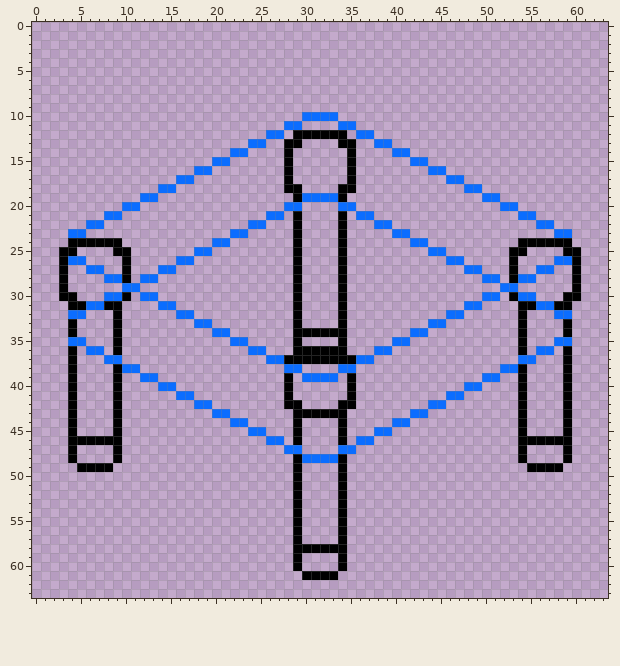
A pixel-art file gets an edit: Assets/Sprites/Furniture/furniture_stool.ase. The first picture shows the starting point.
64x64 pixels, 1 frame.
The result:
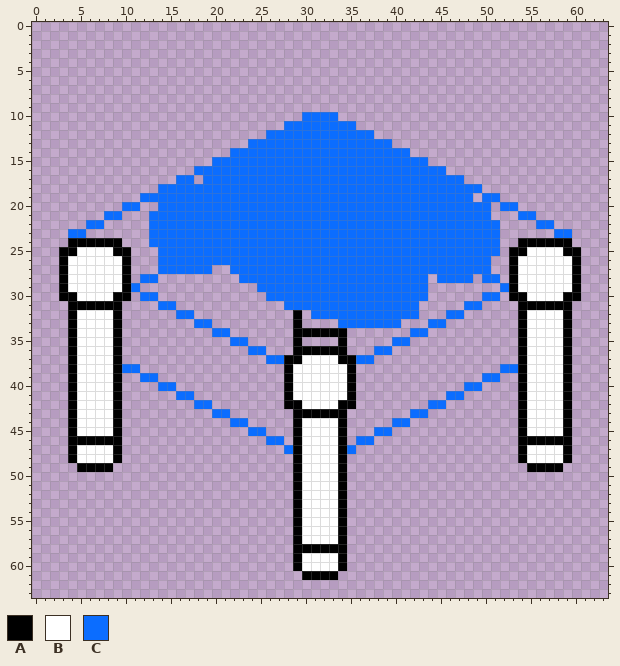
Palette (. is transparent): A #000000  B #ffffff  C #0b6dff
The exact change:
layer "Layer 2" added
Layers "Layer 2", "Layer 1":
Colour A replaces colour C in row 29 at x 10 and 53; in row 30 at x 9 and 54; in row 31 at x 6 to 7 and 56 to 57; in row 32 at x 4 and 59; in row 35 at x 4 and 59; in row 37 at x 9 and 54.
Colour A replaces colour C in row 38 at x 28 and 35; in row 47 at x 29 and 34.
Colour B is added in row 25 at x 5 to 8 and 55 to 58; in row 26 at x 6 to 9 and 54 to 57; in row 27 at x 4 to 5, 8 to 9, 54 to 55 and 58 to 59; in row 28 at x 4 to 7 and 56 to 59; in row 29 at x 4 to 9 and 54 to 59; in row 30 at x 5 to 7 and 56 to 58.
Colour B is added in row 32 at x 6 to 8 and 55 to 57; in rows 33 to 34 at x 5 to 8 and 55 to 58; in row 35 at x 6 to 8 and 55 to 57; in row 36 at x 5, 8, 55 and 58; in row 37 at x 5 to 7 and 56 to 58; in row 38 at x 5 to 8, 30 to 33 and 55 to 58.
Colour B is added in row 39 at x 5 to 8, 29, 34 and 55 to 58; in rows 40 to 41 at x 5 to 8, 29 to 34 and 55 to 58; in row 42 at x 5 to 8, 30 to 33 and 55 to 58; in row 43 at x 5 to 8 and 55 to 58; in rows 44 to 45 at x 5 to 8, 30 to 33 and 55 to 58; in row 46 at x 30 to 33.
Colour B is added in row 47 at x 5 to 8, 30 to 33 and 55 to 58; in row 48 at x 5 to 8 and 55 to 58; in rows 49 to 57 at x 30 to 33; in rows 59 to 60 at x 30 to 33.
Colour B replaces colour A in row 37 at x 30 to 33.
Colour B replaces colour C in row 26 at x 4 to 5 and 58 to 59; in row 27 at x 6 to 7 and 56 to 57; in row 28 at x 8 to 9 and 54 to 55; in row 30 at x 8 and 55; in row 32 at x 5 and 58; in row 35 at x 5 and 58.
Colour B replaces colour C in row 36 at x 6 to 7 and 56 to 57; in row 37 at x 8 and 55; in row 38 at x 29 and 34; in row 39 at x 30 to 33; in row 48 at x 30 to 33.
Colour C is added in row 11 at x 30 to 33; in row 12 at x 28 and 35; in row 13 at x 26 to 27, 30 to 33 and 36 to 37; in row 14 at x 24 to 27, 29 to 34 and 36 to 39; in row 15 at x 22 to 27, 29 to 34 and 36 to 41; in row 16 at x 20 to 27, 29 to 34 and 36 to 43.
Colour C is added in row 17 at x 19 to 27, 29 to 34 and 36 to 45; in row 18 at x 16 to 27, 30 to 33 and 36 to 47; in row 19 at x 14 to 28 and 35 to 48; in row 20 at x 14 to 27, 30 to 33 and 36 to 50; in row 21 at x 13 to 25, 28, 30 to 33, 35 and 38 to 50; in row 22 at x 13 to 23, 26 to 28, 30 to 33, 35 to 37 and 40 to 51.
Colour C is added in row 23 at x 13 to 21, 24 to 28, 30 to 33, 35 to 39 and 42 to 51; in row 24 at x 13 to 19, 22 to 28, 30 to 33, 35 to 41 and 44 to 51; in row 25 at x 14 to 17, 20 to 28, 30 to 33, 35 to 43 and 46 to 51; in row 26 at x 14 to 15, 18 to 28, 30 to 33, 35 to 45 and 48 to 50; in row 27 at x 16 to 19, 22 to 28, 30 to 33, 35 to 47 and 50; in row 28 at x 23 to 28, 30 to 33, 35 to 43 and 45 to 48.
Colour C is added in row 29 at x 25 to 28, 30 to 33 and 35 to 43; in row 30 at x 26 to 28, 30 to 33 and 35 to 43; in row 31 at x 28, 30 to 33 and 35 to 42; in row 32 at x 31 to 33 and 35 to 42; in row 33 at x 35 to 40.
Colour C replaces colour A in row 12 at x 29 to 34; in row 13 at x 28 to 29 and 34 to 35; in rows 14 to 17 at x 28 and 35; in row 18 at x 28 to 29 and 34 to 35; in row 19 at x 29 and 34; in rows 21 to 31 at x 29 and 34.
Colour C replaces colour A in rows 32 to 33 at x 34.
